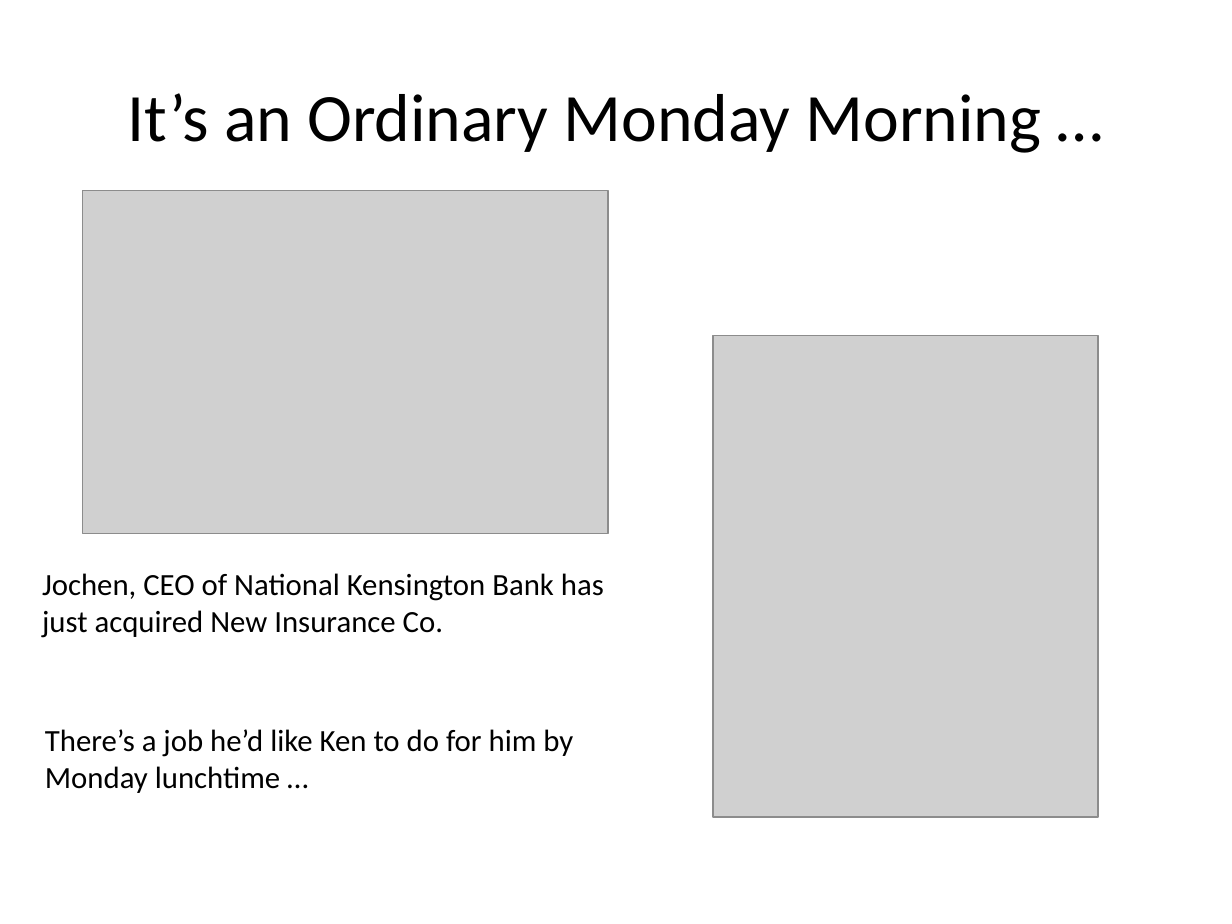
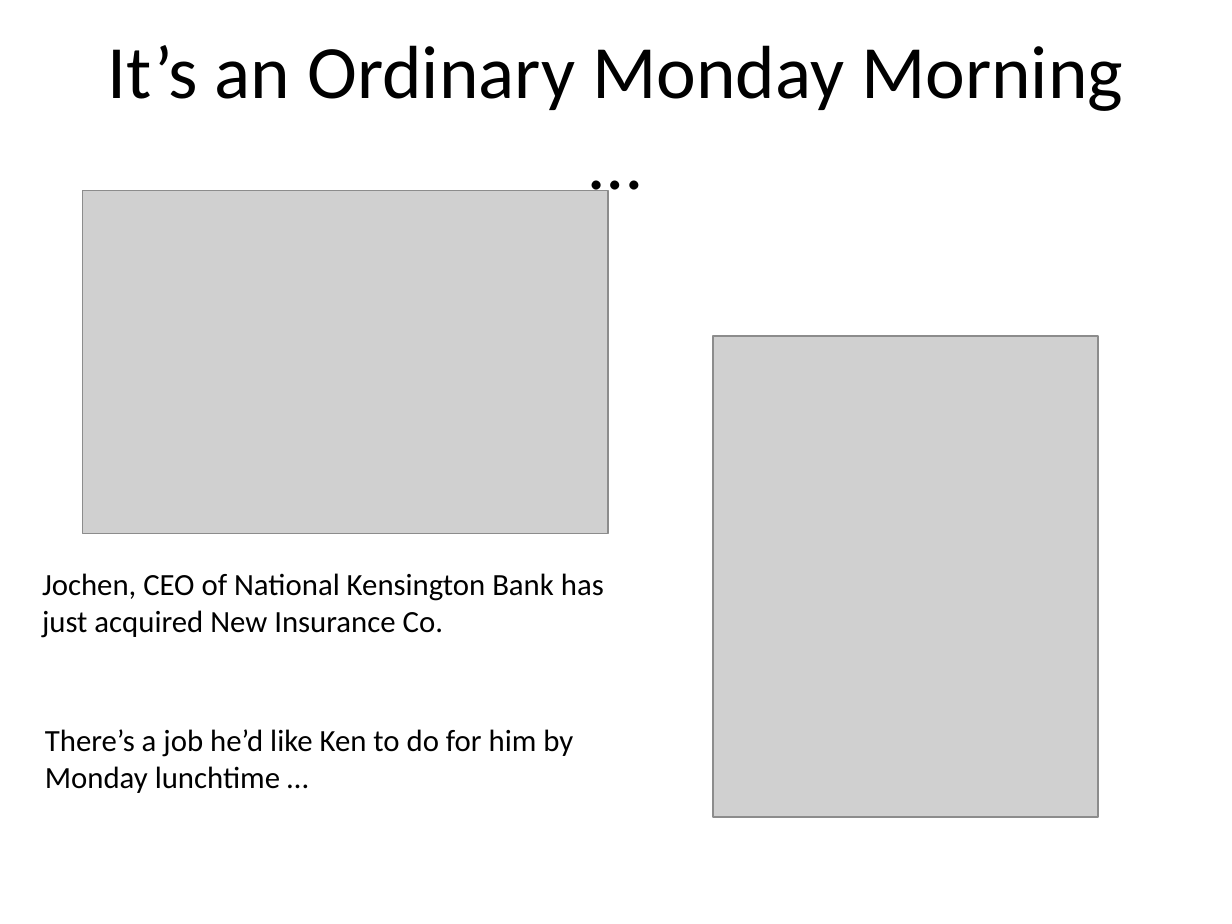
Before and after one commit to mustard57/SYTYCD, a slide deck: slide 8 of presentation/SYTYCD.TeamKojak.pptx. Drawn at 1232x924 pixels with LibreOffice and Linux fonts; fonts in the diff are those of the drawing; grey boxes stand for pictures. Boxes give left, top, right and bottom in pixels: in the first picture for what was removed or moved away, otherwise in the second. Text is boxed around its words. In the diff, an @@ line names an element or a change of style, - is before the commit and + after.

```diff
--- a/presentation/SYTYCD.TeamKojak.pptx
+++ b/presentation/SYTYCD.TeamKojak.pptx
@@ text "It’s an Ordinary Monday Morning ..." at [107, 45, 1123, 111]: size 39.6 to 44 pt @@
```
Also in this commit, not shown: 7 other slides changed, 1 other file.
